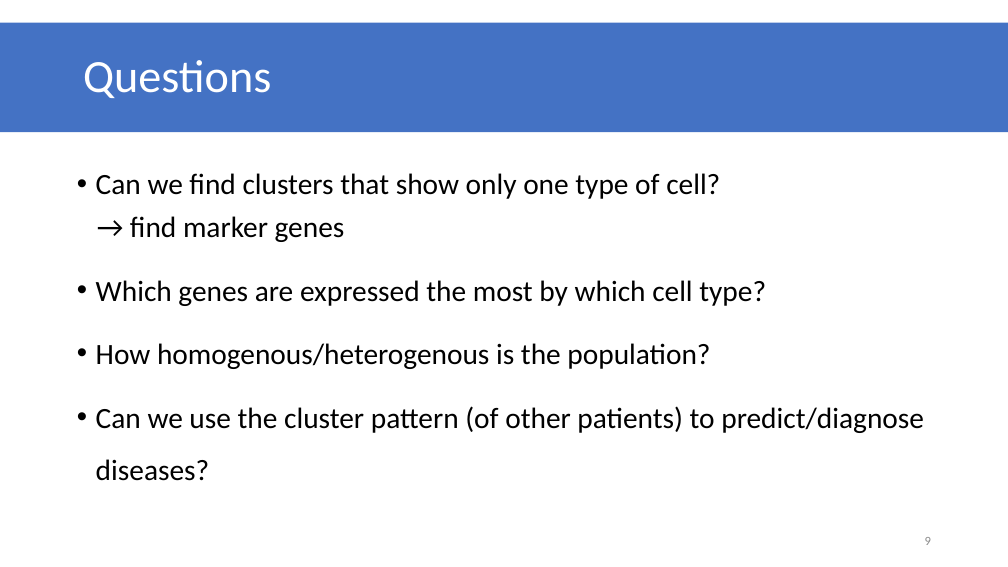
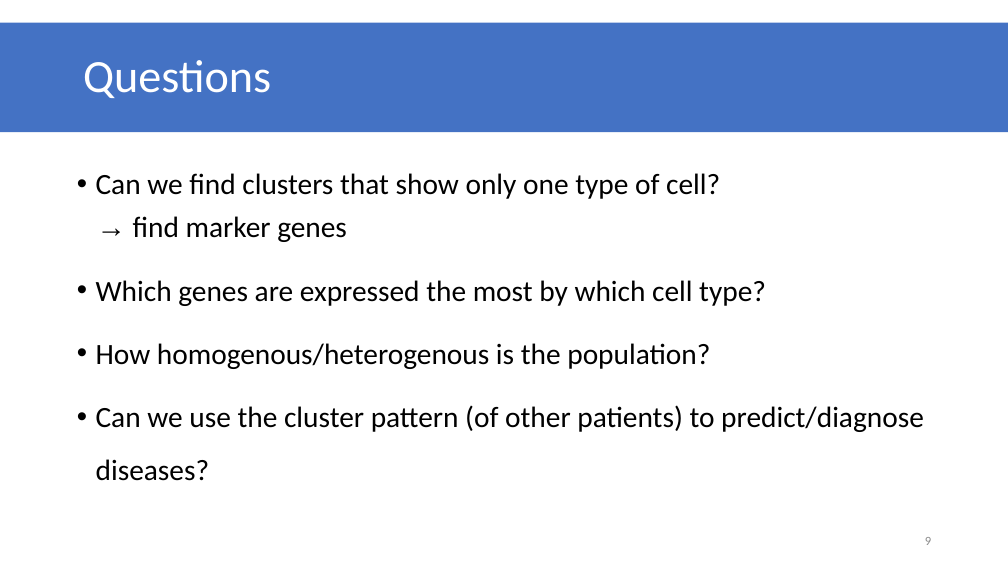
Before and after one commit to datascience-mobi/group-01-project-4-1, a slide deck: slide 9 of K-means clustering.pptx. Drawn at 1008x567 pixels with LibreOffice and Linux fonts; fonts in the diff are those of the drawing. Boxes give left, top, right and bottom in pixels: in the first picture for what was removed or moved away, otherwise in the second. Text is boxed around its words. In the diff, an @@ line names an element or a change of style, - is before the commit and + after.

```diff
--- a/K-means clustering.pptx
+++ b/K-means clustering.pptx
@@ text "Can we find clusters that ..." at [96, 173, 924, 481]: font Calibri to Arial in "→" @@
```
Also in this commit, not shown: 8 other slides changed, 1 other file.
